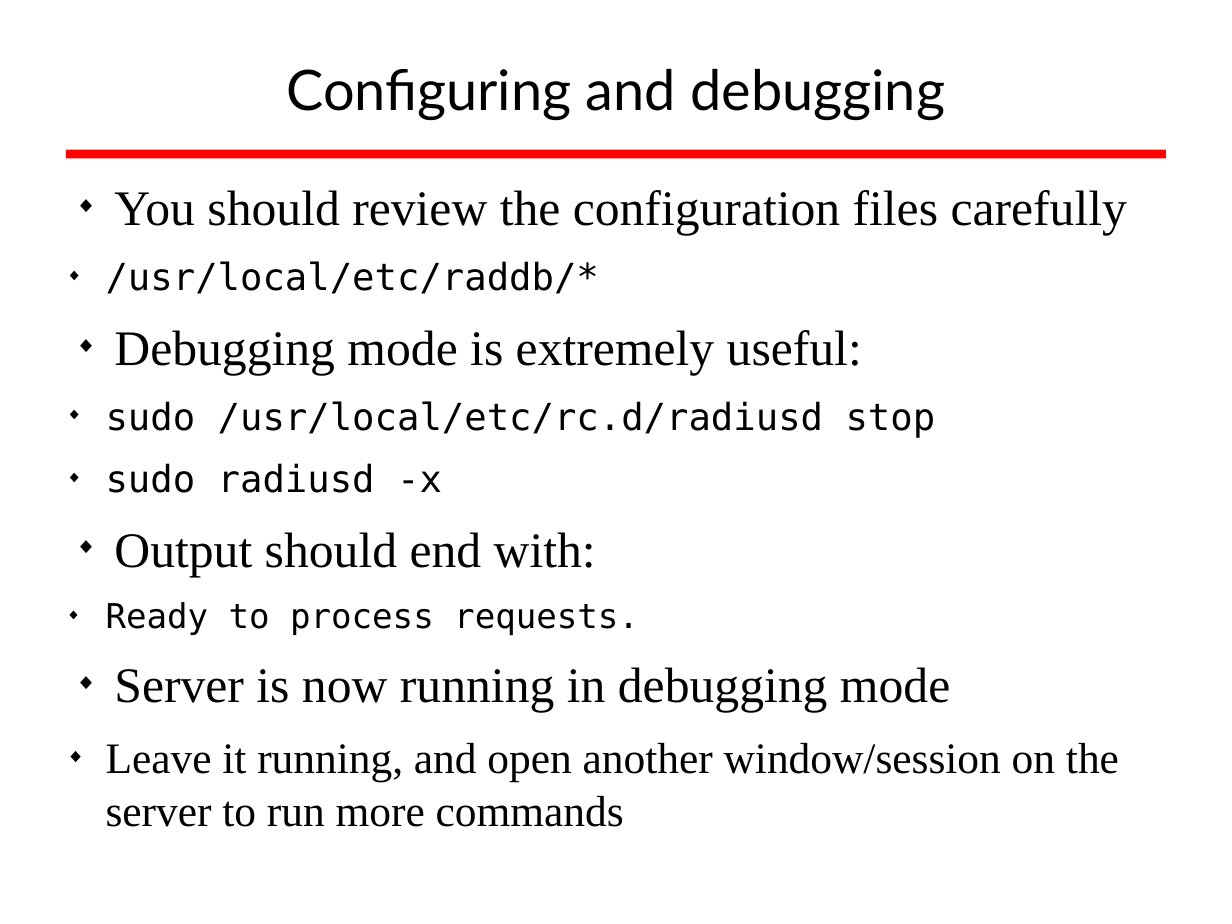
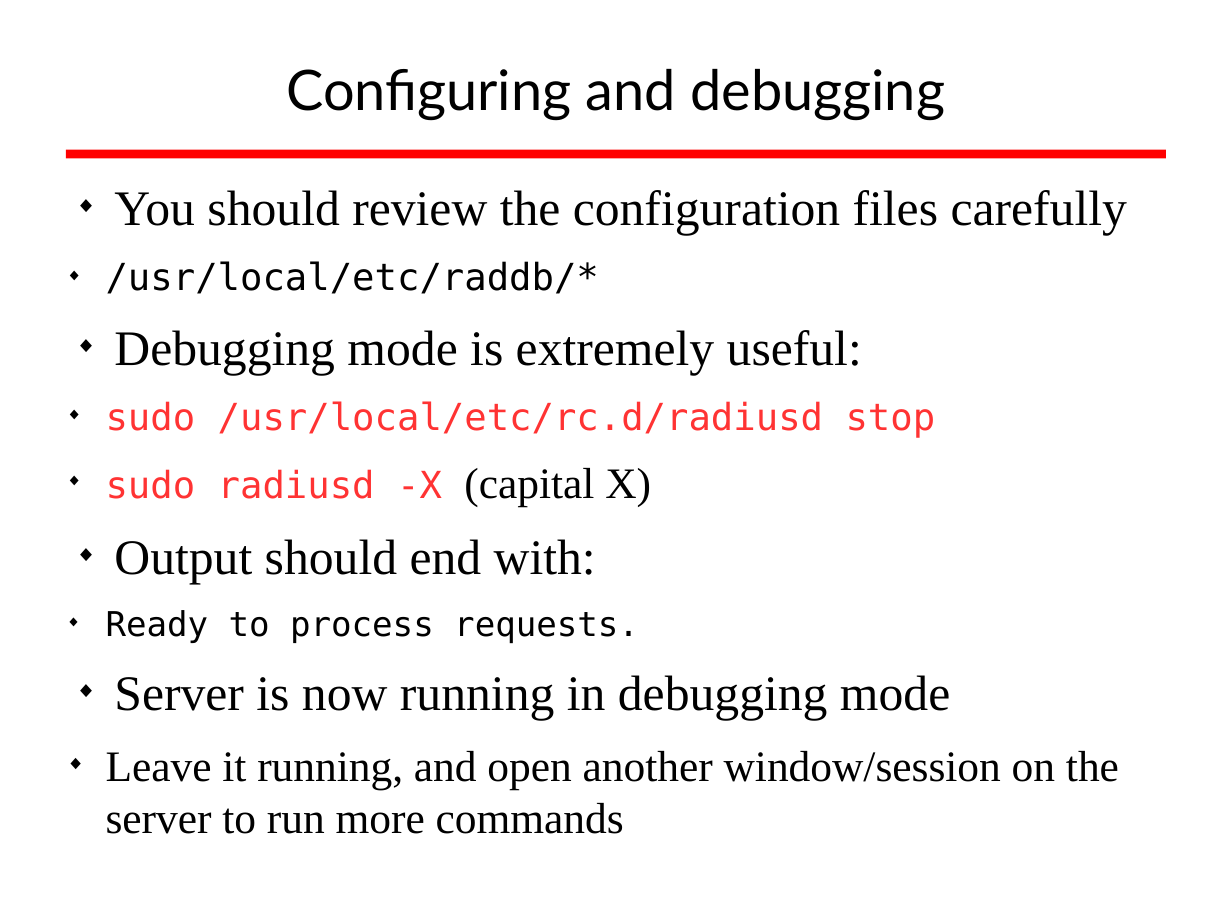
Before and after one commit to afnog/sse, a slide deck: slide 30 of radius/radius_presentation.odp. Drawn at 1232x924 pixels with LibreOffice and Linux fonts; fonts in the diff are those of the drawing; background and template pictures are left out. Boxes give left, top, right and bottom in pixels: in the first picture for what was removed or moved away, otherwise in the second. Text is boxed around its words. In the diff, an @@ line names an element or a change of style, - is before the commit and + after.

```diff
--- a/radius/radius_presentation.odp
+++ b/radius/radius_presentation.odp
@@ text at (106,401,936,437): text colour #000000 to #FF3333 in "sudo /usr/local/etc/rc.d/radiusd stop" @@
@@ text at (106,468,651,507): text changed; text colour #000000 to #FF3333 @@
-  ◆ sudo radiusd -x
+  ◆ sudo radiusd -X (capital X)
```
Also in this commit, not shown: 1 other slide changed, 2 slides added.
